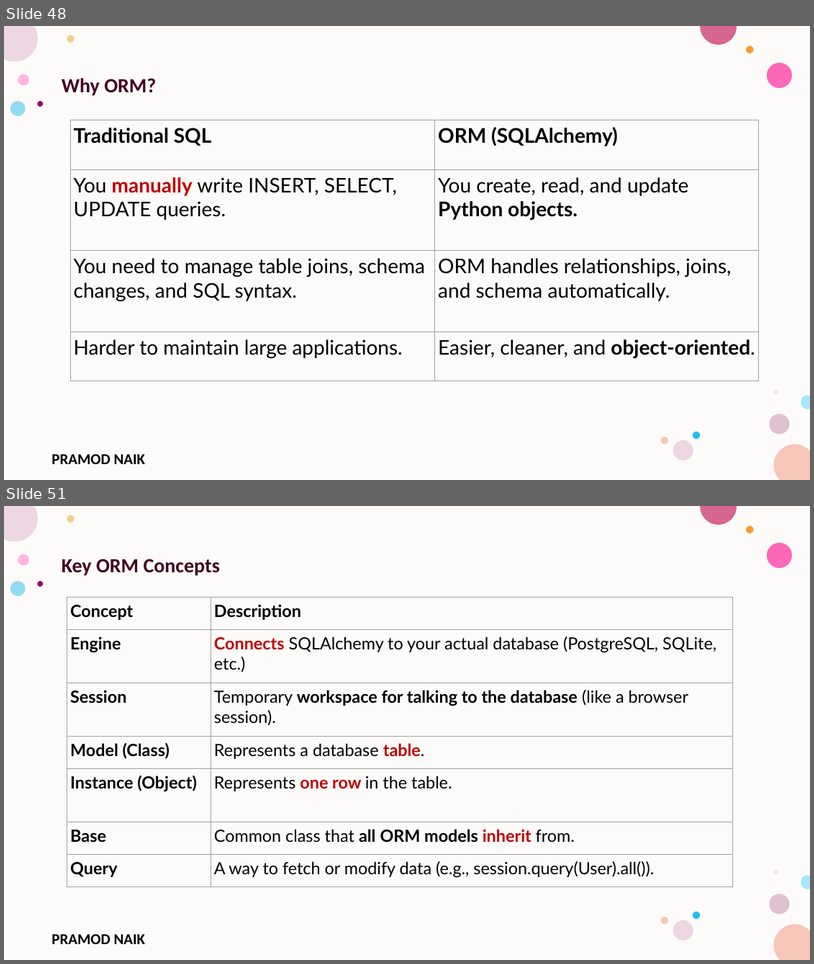
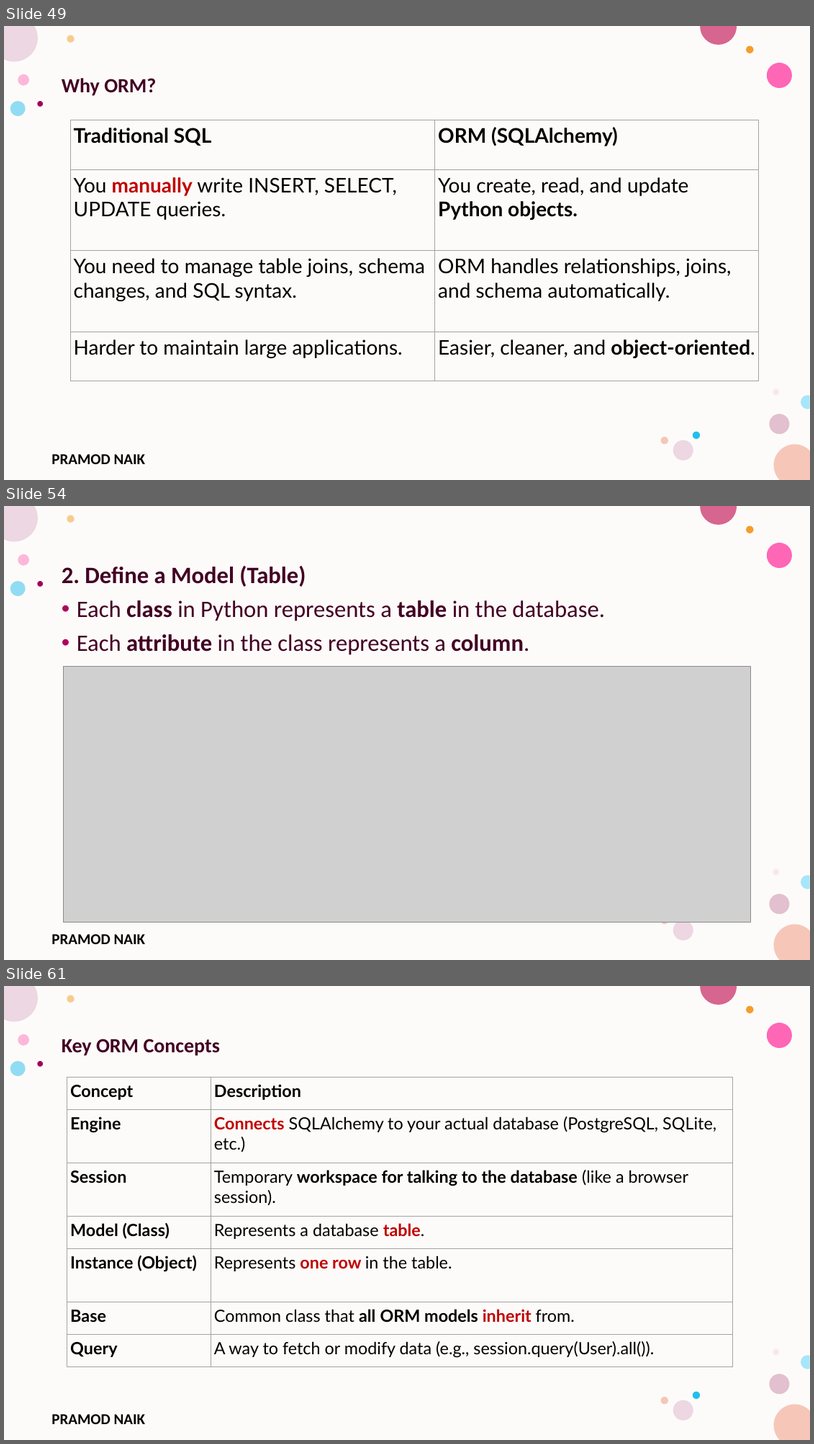
Before and after one commit to PRAMODNAIK-DEV/Backend-Dev-using-Python-FastAPI, a slide deck: FastAPI/FastAPI- Intermediate.pptx. Shown one above the other, each under a label of ours: slides 48 and 51 before the commit, slides 49, 54 and 61 after it; the slides between them are not shown. The pictures are 814x964 and 814x1444 pixels, drawn with LibreOffice and Linux fonts; fonts in the diff are those of the drawing; grey boxes stand for pictures; background and template pictures are left out. Boxes give left, top, right and bottom in pixels: in the first picture for what was removed or moved away, otherwise in the second. Text is boxed around its words. In the diff, an @@ line names an element or a change of style, - is before the commit and + after.

```diff
--- a/FastAPI/FastAPI- Intermediate.pptx
+++ b/FastAPI/FastAPI- Intermediate.pptx
@@ slide 54 added at bbox=[4, 506, 810, 960], background #FFFFFF; not listed: 16 template elements that a slide beside it also shows @@
@@ text added at bbox=[62, 566, 605, 655], 28 pt, text #420023 @@
+2. Define a Model (Table)
+• Each class in Python represents a table in the database.
+• Each attribute in the class represents a column.
@@ picture added at bbox=[63, 667, 751, 922] @@
@@ what was slide 48 is now slide 49 @@
@@ what was slide 51 is now slide 61 @@
```
Also in this commit, not shown: 6 slides changed, 9 other slides added, 5 other files.
